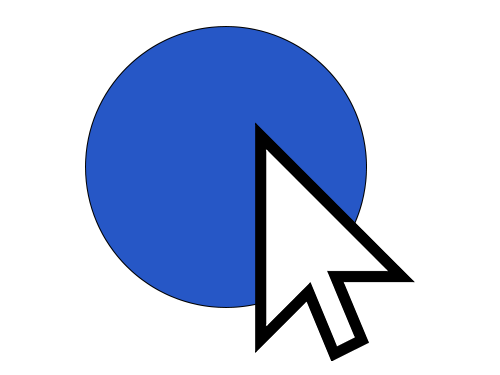
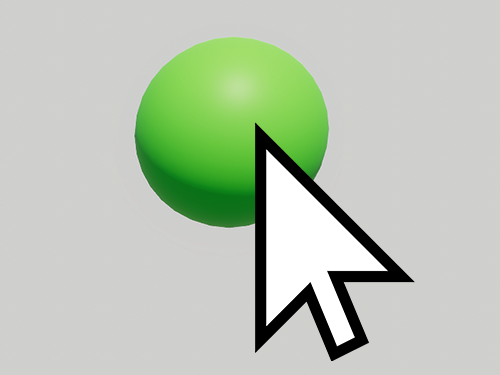
Comparing the layer stacks of the two w=500, h=375 images. Changes:
added layer "Layer 2" in group "Group 1" over (x1=0, y1=0, x2=500, y2=375)
